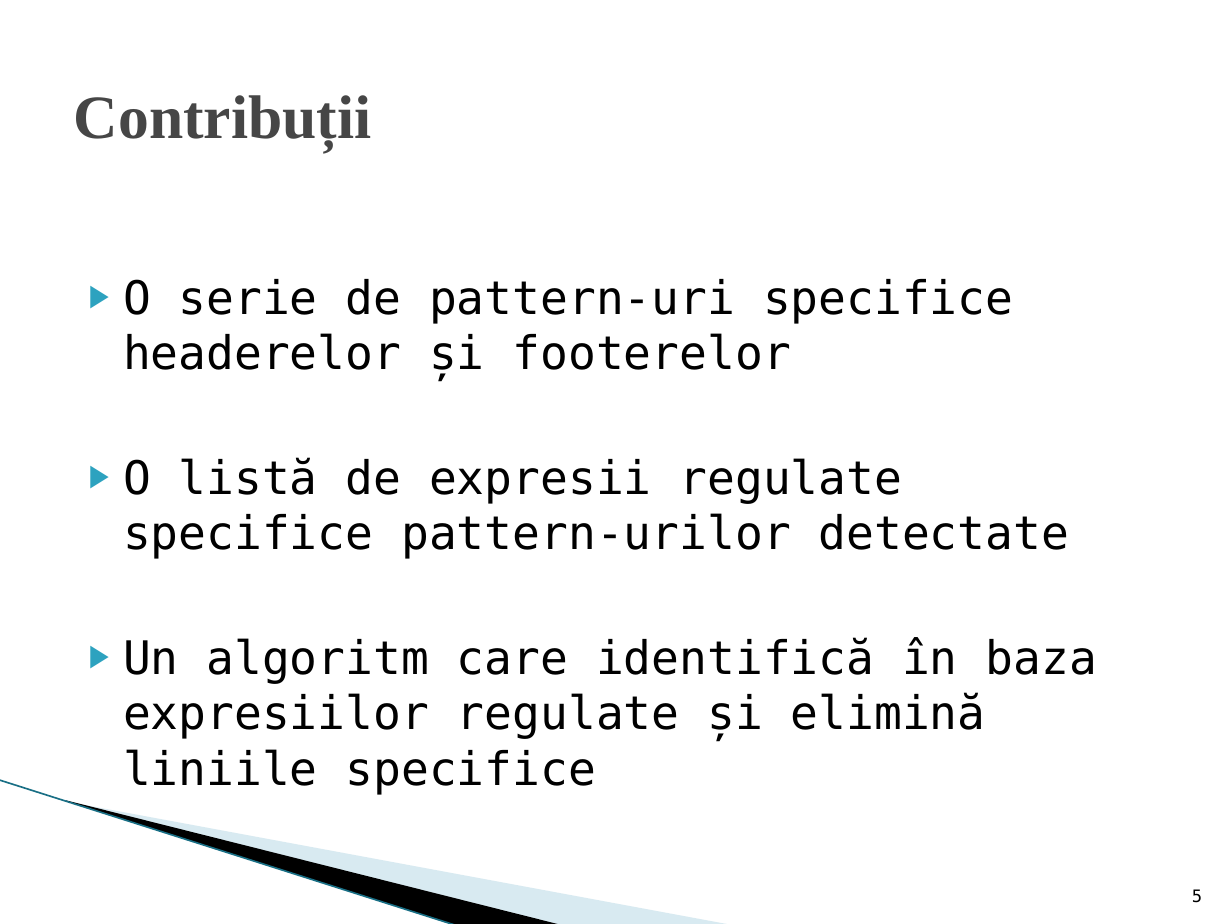
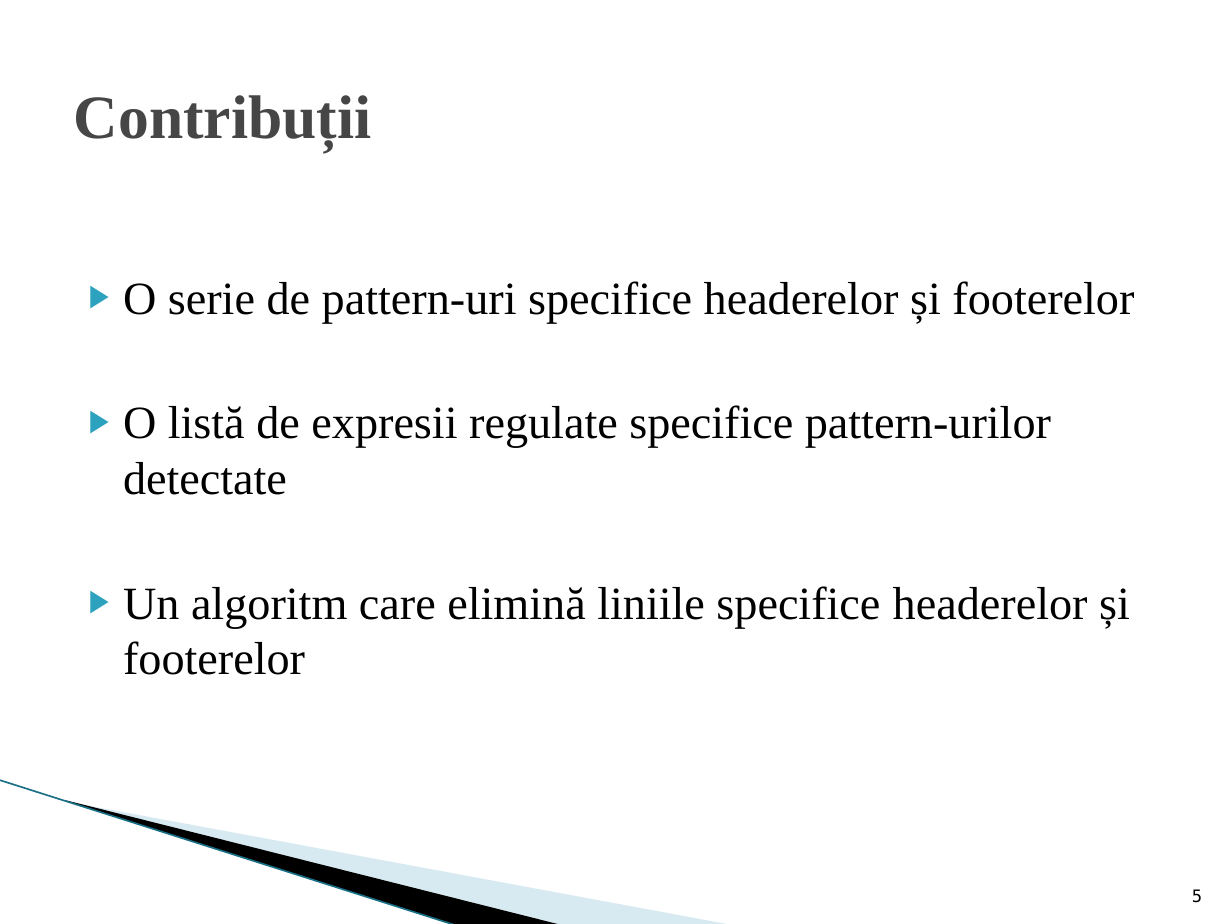
Before and after one commit to silvia95/PDF-parser, a slide deck: slide 5 of PDF parser.pptx. Drawn at 1232x924 pixels with LibreOffice and Linux fonts; fonts in the diff are those of the drawing; background and template pictures are left out. Boxes give left, top, right and bottom in pixels: in the first picture for what was removed or moved away, otherwise in the second. Text is boxed around its words. In the diff, an @@ line names an element or a change of style, - is before the commit and + after.

```diff
--- a/PDF parser.pptx
+++ b/PDF parser.pptx
@@ text at box(123, 281, 1134, 495): font DejaVu Sans Mono to Times New Roman in "O serie de pattern-uri specifice headerelor și ...", "O listă de expresii regulate specifice pattern-urilor ..." @@
@@ text at box(123, 586, 1130, 675): text changed; font DejaVu Sans Mono to Times New Roman @@
-▶ Un algoritm care identifică în baza expresiilor regulate și elimină liniile specifice
+▶ Un algoritm care elimină liniile specifice headerelor și footerelor
```
Also in this commit, not shown: 9 other slides changed, 3 slides added, 1 slide removed.
